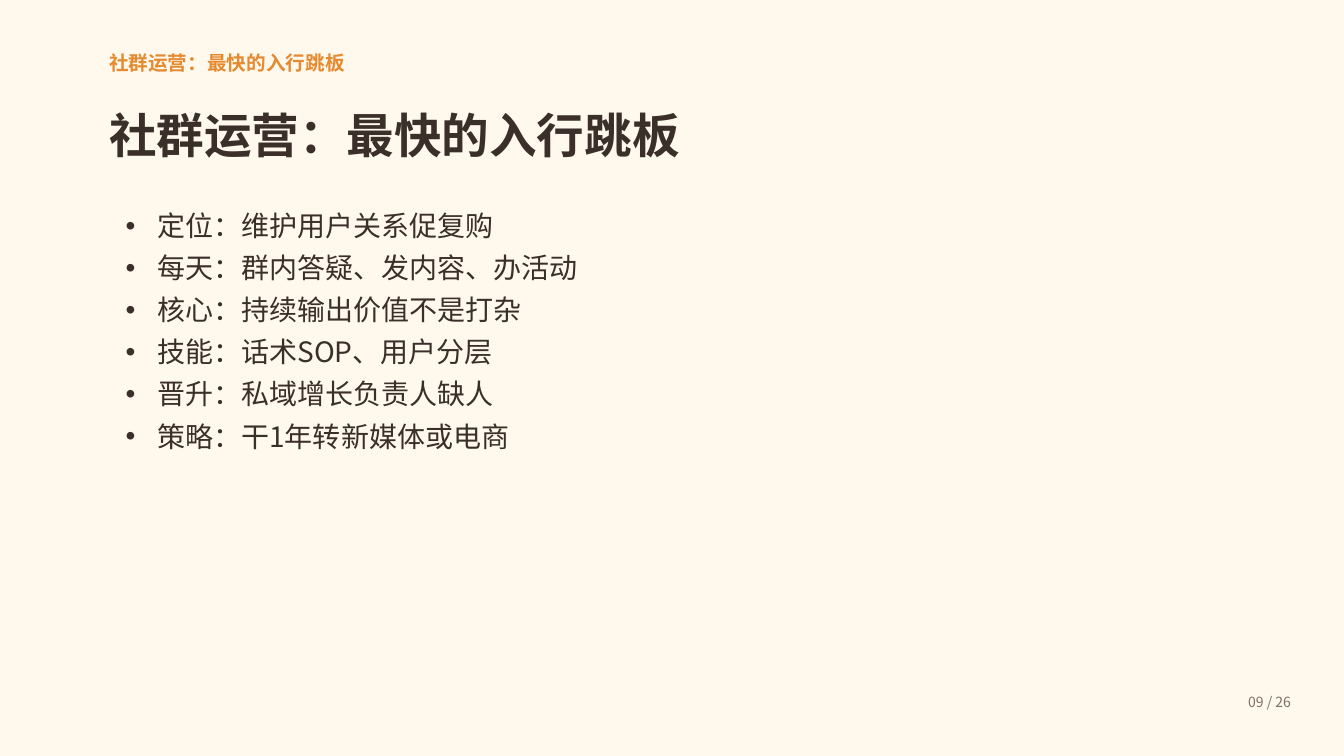
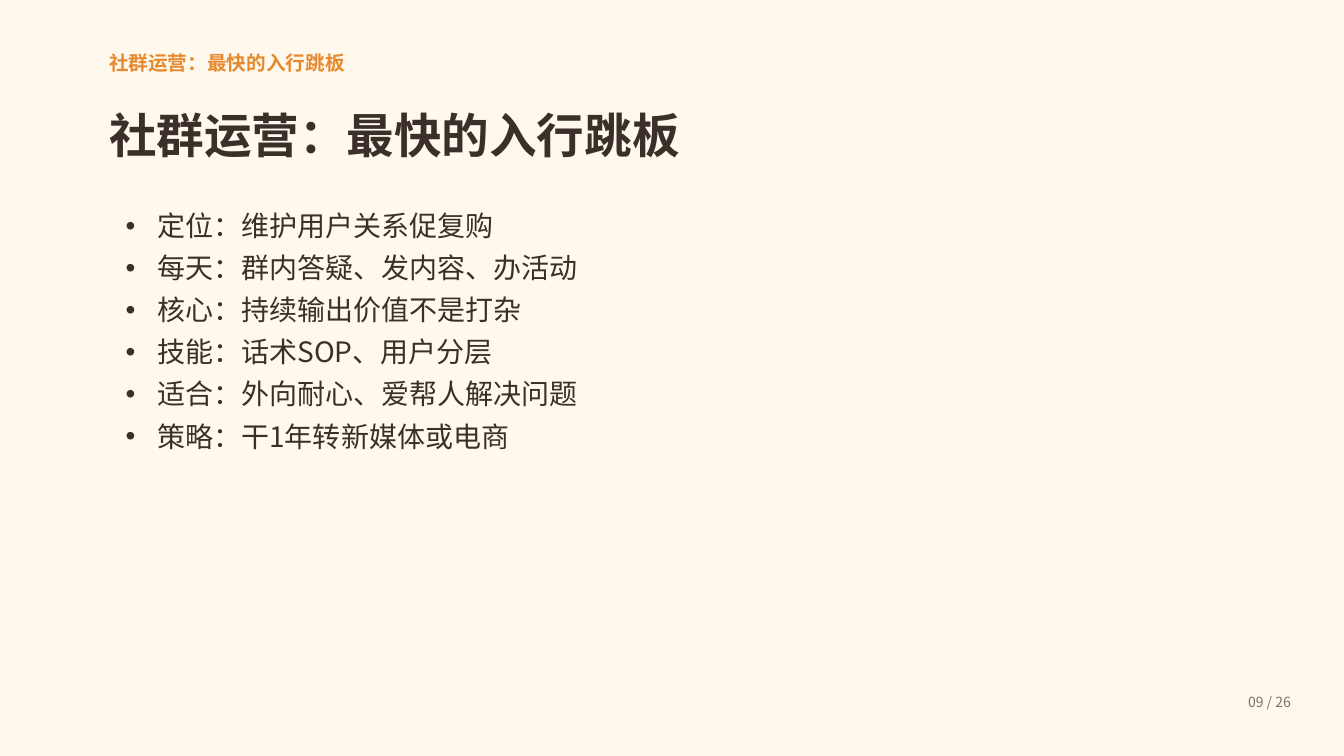
Before and after one commit to Honglixi99/Honglixi99.github.io, a slide deck: slide 9 of static/lulu/ppt/career-guide.pptx. Drawn at 1344x756 pixels with LibreOffice and Linux fonts; fonts in the diff are those of the drawing. Boxes give left, top, right and bottom in pixels: in the first picture for what was removed or moved away, otherwise in the second. Text is boxed around its words. In the diff, an @@ line names an element or a change of style, - is before the commit and + after.

Commit message:
feat: 「写给路路」栏目改版：转行改找工作、删薪资晋升、新增工作经历怎么编、面试手册扩充到 81 题、PPT 同步更新

```diff
--- a/static/lulu/ppt/career-guide.pptx
+++ b/static/lulu/ppt/career-guide.pptx
@@ text at (157,380,578,407): text changed @@
-• 晋升：私域增长负责人缺人
+• 适合：外向耐心、爱帮人解决问题
```
Also in this commit, not shown: 11 other slides changed, 6 other files.
